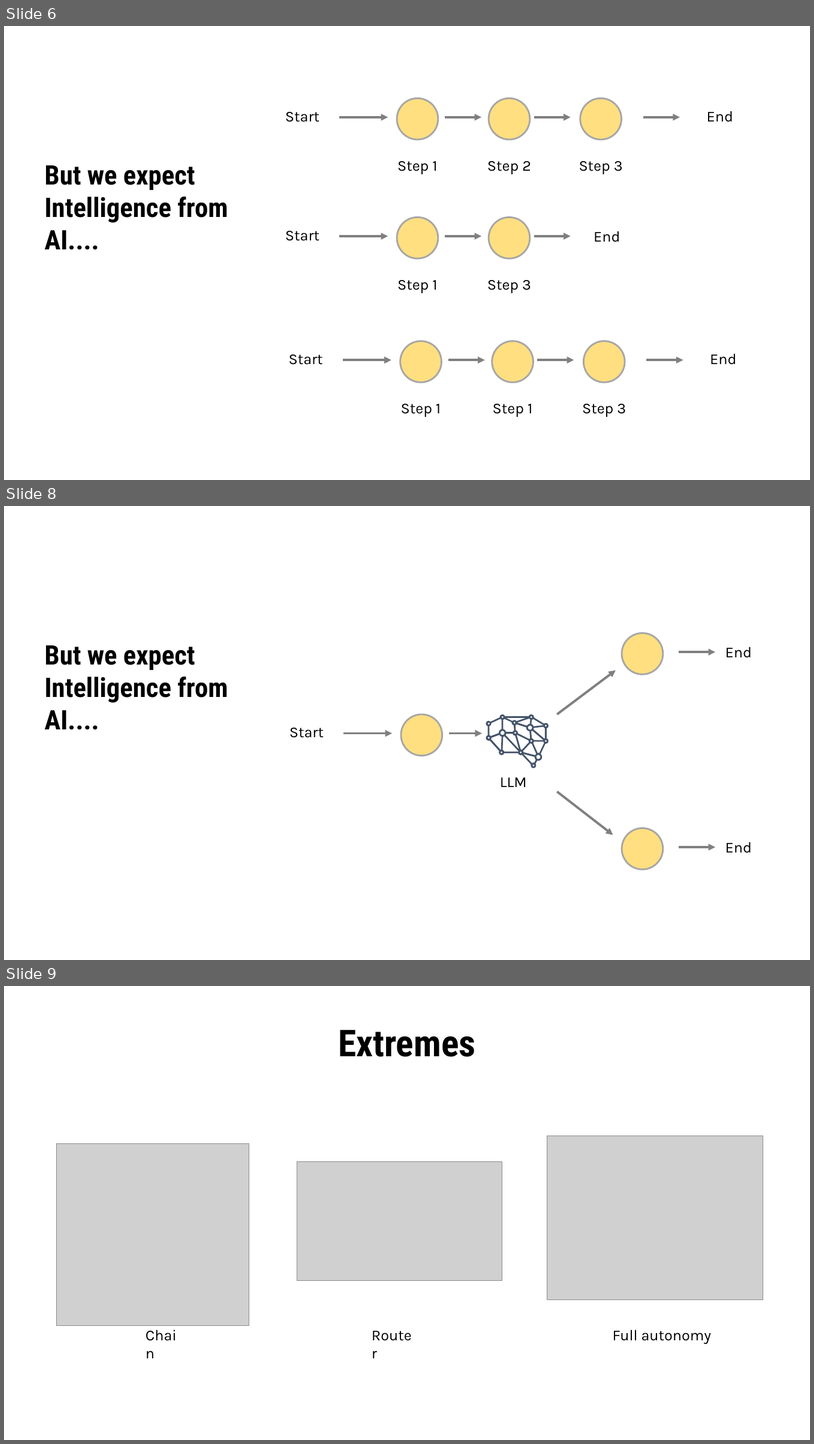
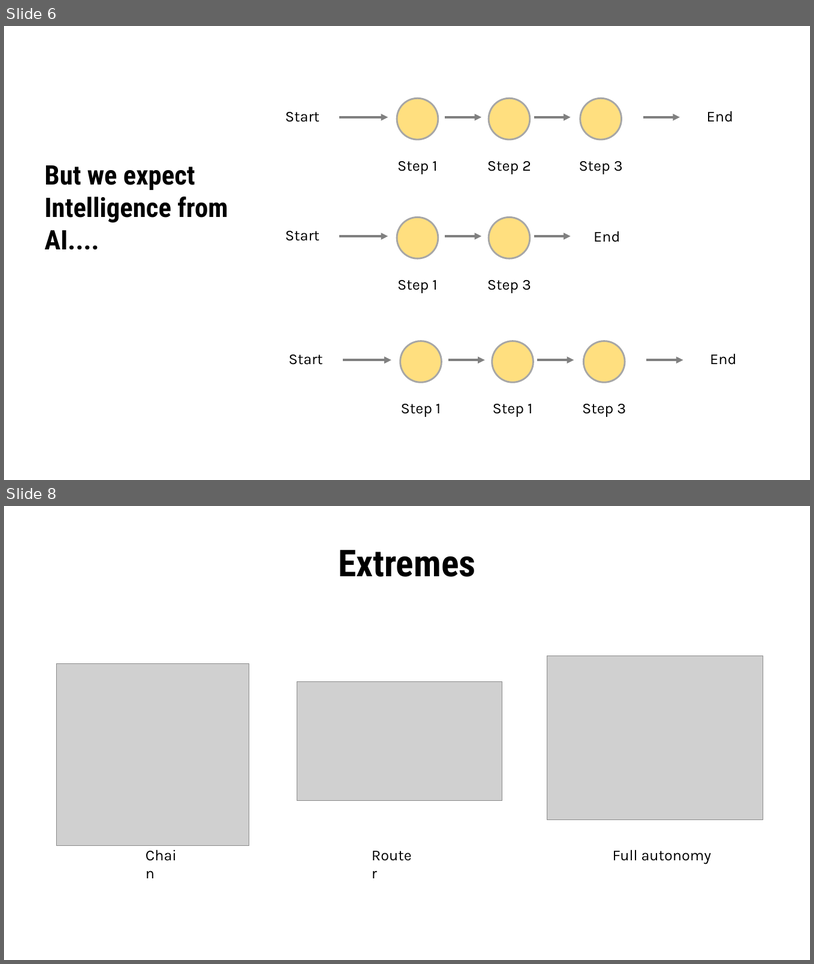
Before and after one commit to itischrisd/TEG_2025, a slide deck: slides/4. Graphs/1. Chains and graphs.pptx. Shown one above the other, each under a label of ours: slides 6, 8 and 9 before the commit, slides 6 and 8 after it; the slides between them are not shown. The pictures are 814x1444 and 814x964 pixels, drawn with LibreOffice and Linux fonts; fonts in the diff are those of the drawing; grey boxes stand for pictures. Boxes give left, top, right and bottom in pixels: in the first picture for what was removed or moved away, otherwise in the second. Text is boxed around its words. In the diff, an @@ line names an element or a change of style, - is before the commit and + after.

```diff
--- a/slides/4. Graphs/1. Chains and graphs.pptx
+++ b/slides/4. Graphs/1. Chains and graphs.pptx
@@ slide 8 removed at box(4, 506, 810, 960), background #FFFFFF @@
@@ text removed at box(45, 645, 228, 730) @@
-But we expect Intelligence from AI....
@@ ellipse removed at box(622, 633, 663, 674) @@
@@ text removed at box(726, 646, 752, 658) @@
-End
@@ arrow removed from (679, 652) to (716, 652) @@
@@ arrow removed from (558, 714) to (616, 670) @@
@@ ellipse removed at box(401, 714, 443, 755) @@
@@ freeform shape removed at box(486, 714, 549, 768) @@
@@ text removed at box(290, 727, 324, 738) @@
-Start
@@ arrow removed from (344, 733) to (392, 733) @@
@@ arrow removed from (449, 733) to (483, 733) @@
@@ text removed at box(500, 777, 527, 787) @@
-LLM
@@ arrow removed from (558, 792) to (613, 834) @@
@@ ellipse removed at box(622, 828, 663, 869) @@
@@ arrow removed from (679, 847) to (716, 847) @@
@@ text removed at box(726, 841, 752, 853) @@
-End
@@ what was slide 9 is now slide 8 @@
```
Also in this commit, not shown: 1 slide changed, 1 slide added, 10 other files.
